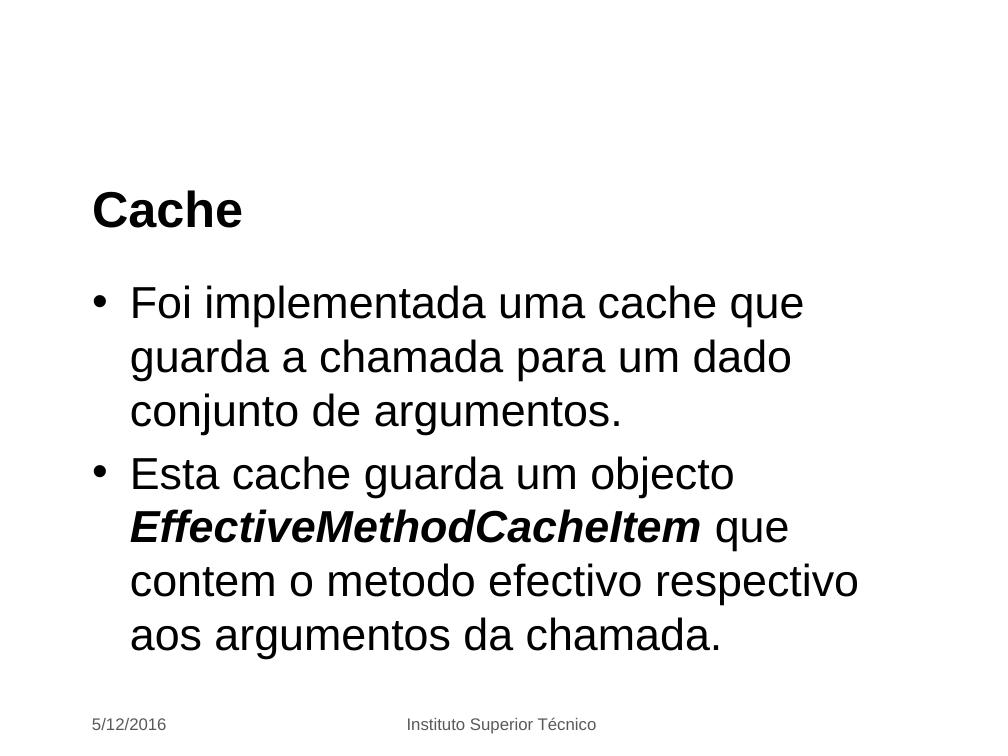
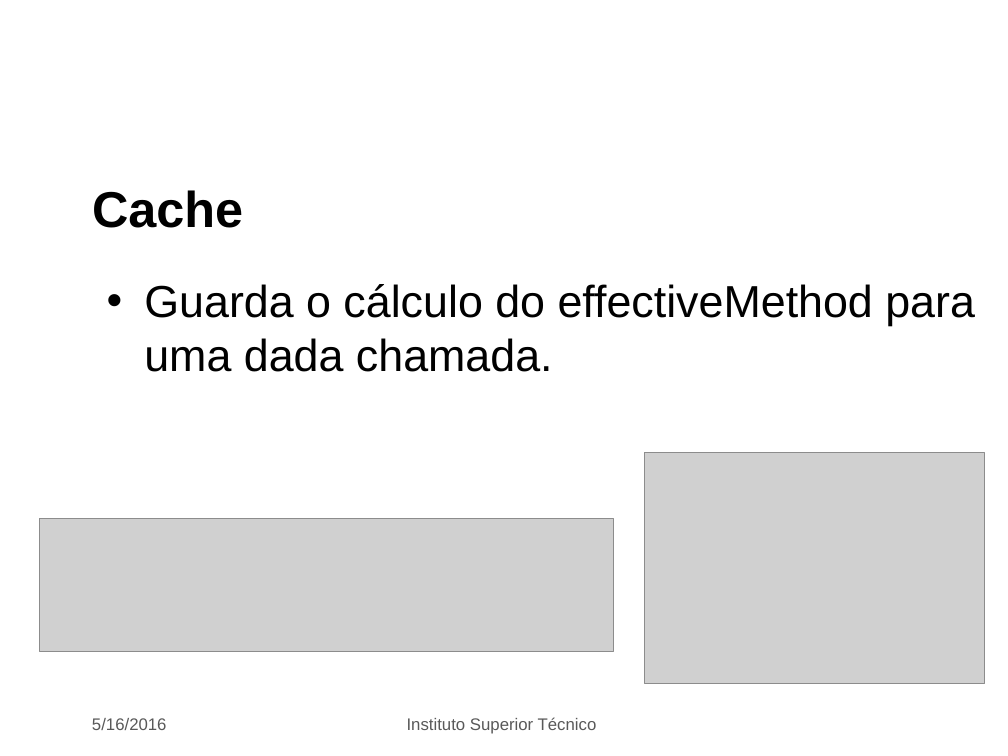
Before and after one commit to GAC27/PAva, a slide deck: slide 15 of p2.pptx. Drawn at 1008x756 pixels with LibreOffice and Linux fonts; fonts in the diff are those of the drawing; grey boxes stand for pictures; background and template pictures are left out. Boxes give left, top, right and bottom in pixels: in the first picture for what was removed or moved away, otherwise in the second. Text is boxed around its words. In the diff, an @@ line names an element or a change of style, - is before the commit and + after.

```diff
--- a/p2.pptx
+++ b/p2.pptx
@@ text at box(144, 284, 975, 372): text changed @@
-• Foi implementada uma cache que guarda a chamada para um dado conjunto de argumentos.
-• Esta cache guarda um objecto EffectiveMethodCacheItem que contem o metodo efectivo respectivo aos argumentos da chamada.
+• Guarda o cálculo do effectiveMethod para uma dada chamada.
@@ picture added at box(645, 453, 985, 683) @@
@@ picture added at box(39, 519, 614, 651) @@
@@ text at box(92, 718, 167, 730): text changed @@
-5/12/2016
+5/16/2016
```
Also in this commit, not shown: 16 other slides changed, 3 other files.
